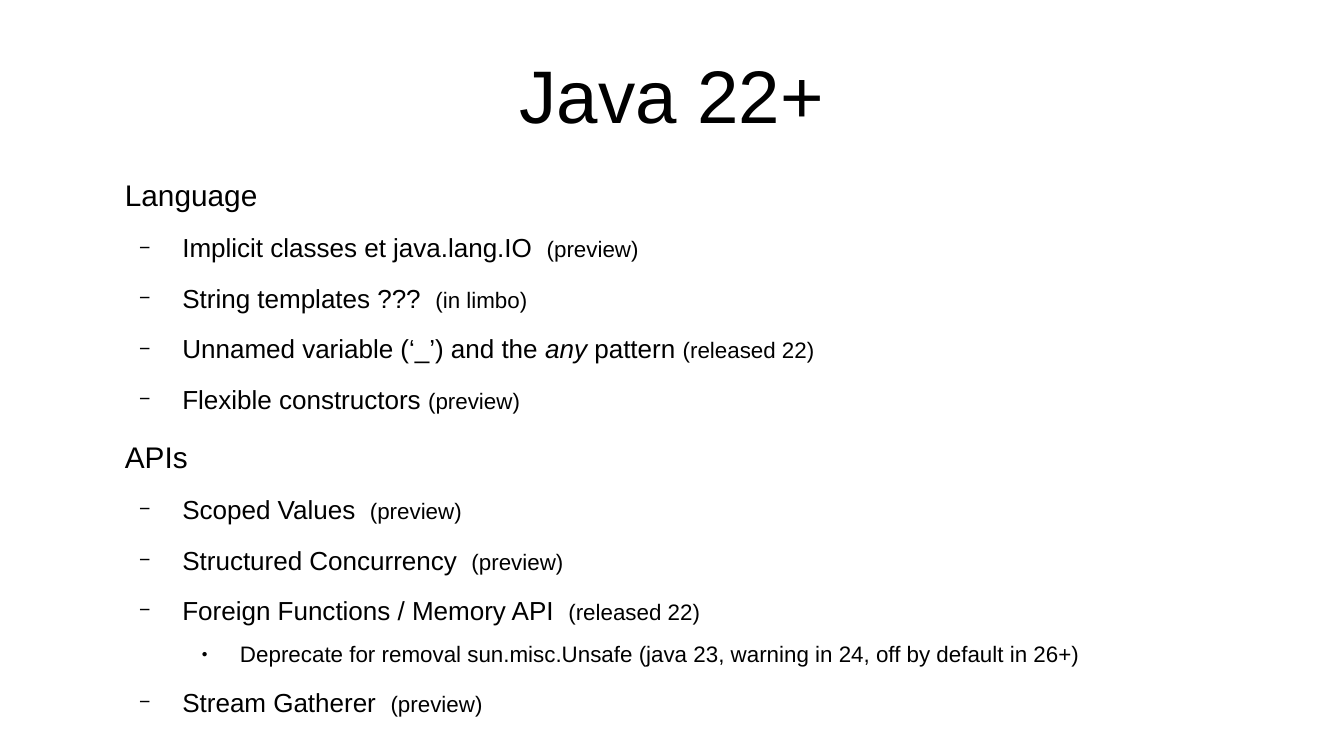
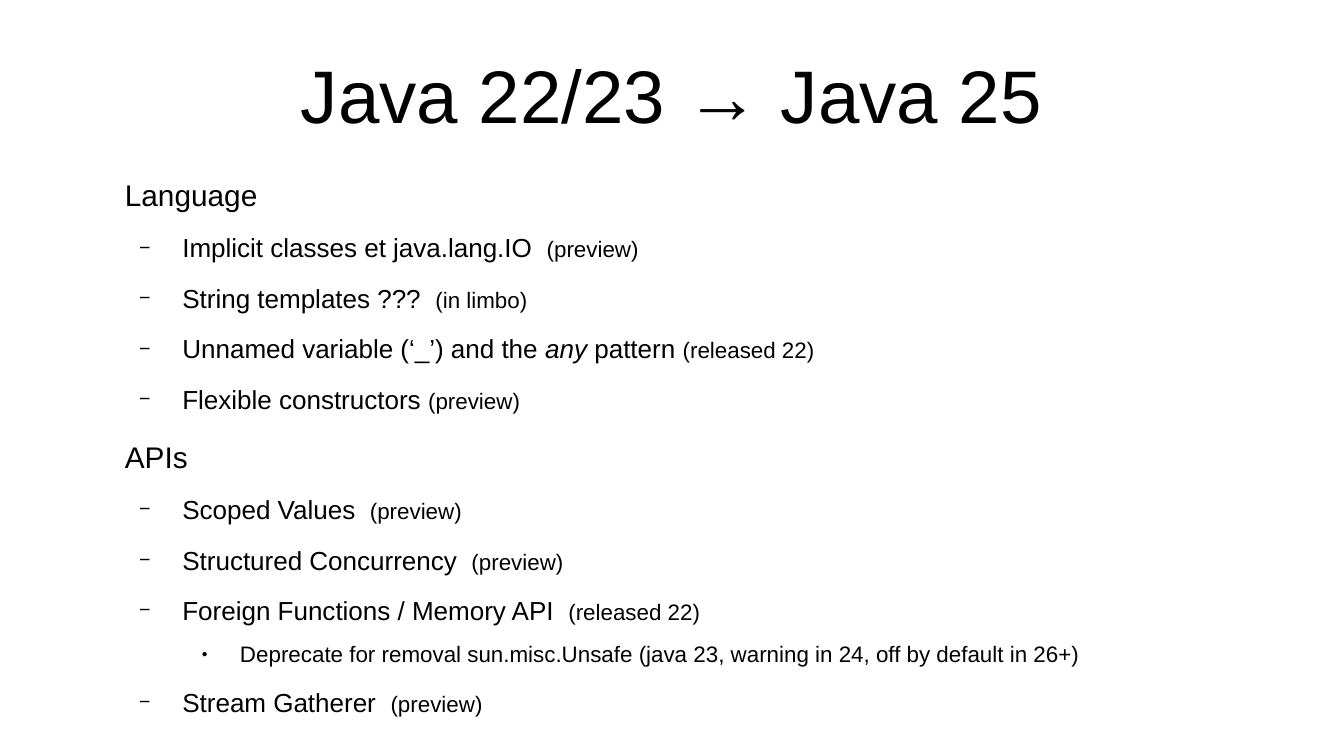
Before and after one commit to forax/java-25-demo, a slide deck: slide 4 of java-25.odp. Drawn at 1344x756 pixels with LibreOffice and Linux fonts; fonts in the diff are those of the drawing. Boxes give left, top, right and bottom in pixels: in the first picture for what was removed or moved away, otherwise in the second. Text is boxed around its words. In the diff, an @@ line names an element or a change of style, - is before the commit and + after.

Commit message:
update slides

```diff
--- a/java-25.odp
+++ b/java-25.odp
@@ title at (x1=301, y1=69, x2=1042, y2=124): text changed @@
-Java 22+
+Java 22/23 → Java 25
```
Also in this commit, not shown: 1 other slide changed, 1 other file.
